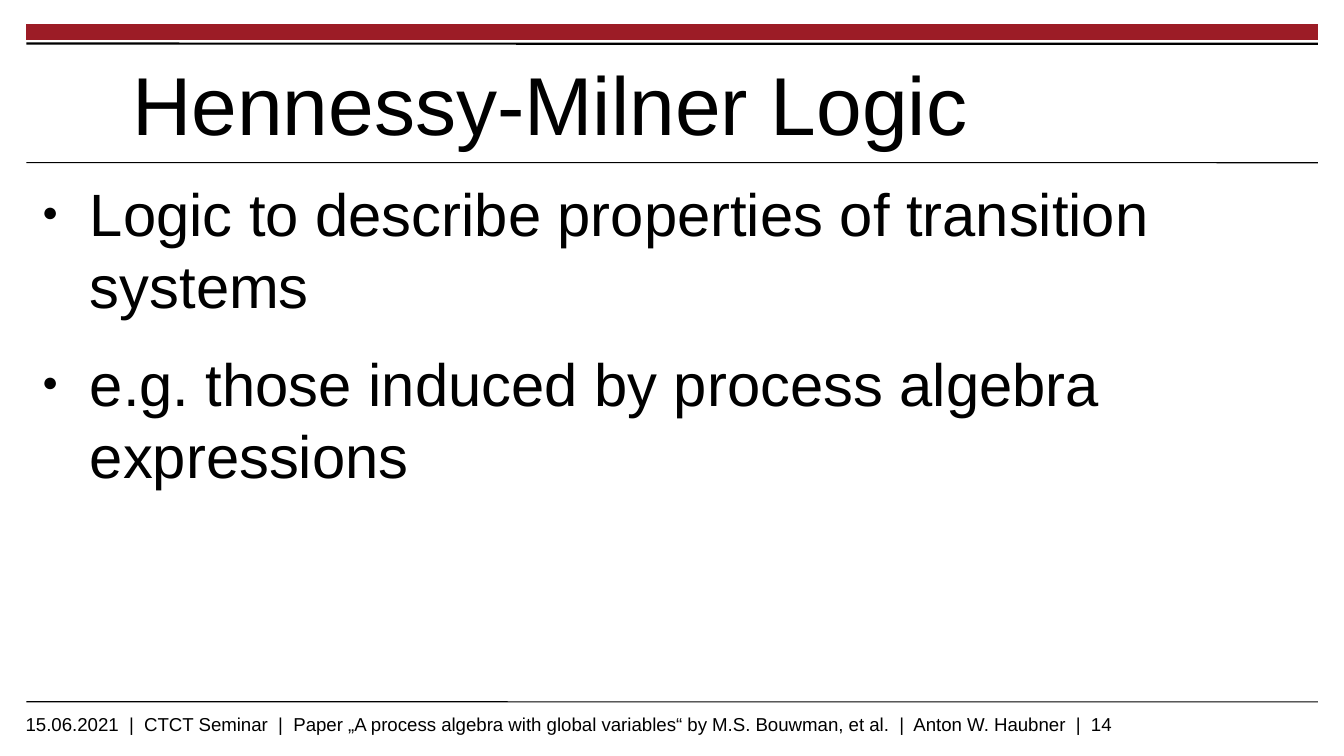
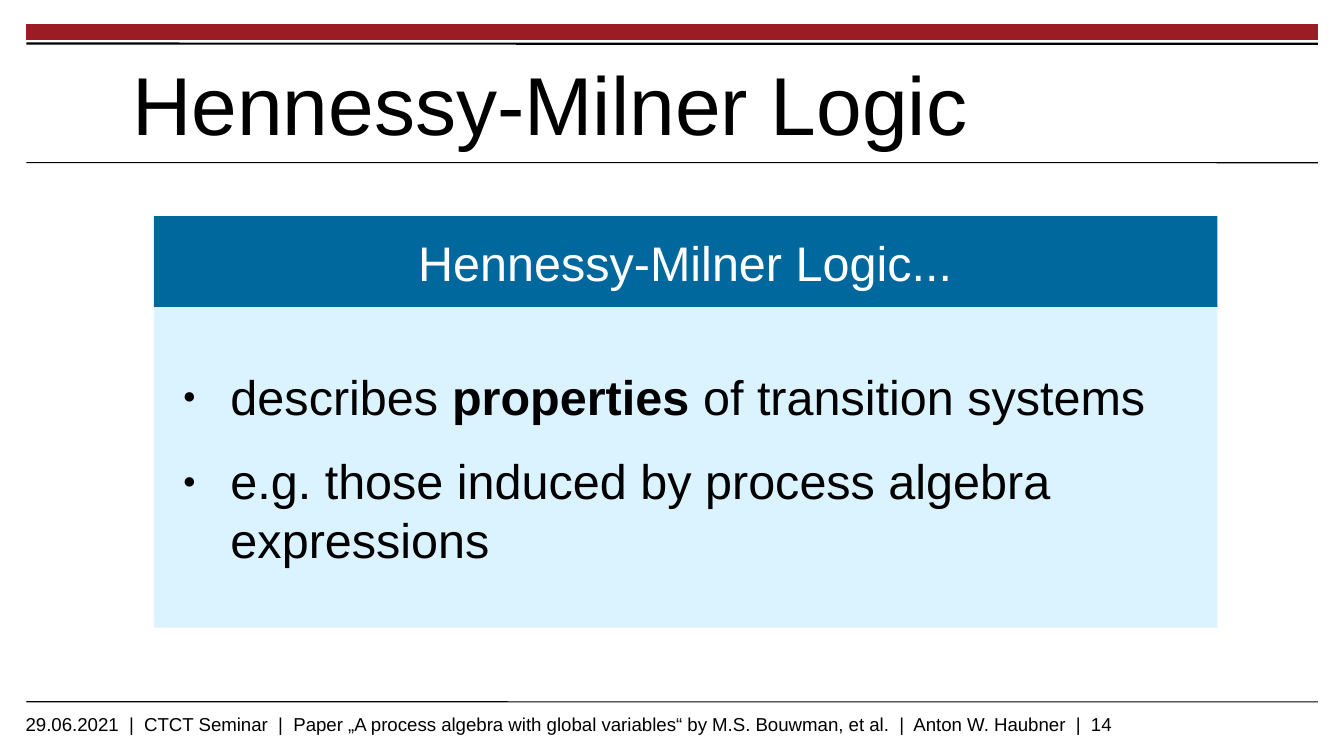
Before and after one commit to ahbnr/Seminar-Presentation-Current-Topics-In-Concurrency-Theory-2021, a slide deck: slide 14 of Presentations/Main Presentation/CTCT_MainPresentation_AntonWHaubner.odp. Drawn at 1344x756 pixels with LibreOffice and Linux fonts; fonts in the diff are those of the drawing; background and template pictures are left out. Boxes give left, top, right and bottom in pixels: in the first picture for what was removed or moved away, otherwise in the second. Text is boxed around its words. In the diff, an @@ line names an element or a change of style, - is before the commit and + after.

```diff
--- a/Presentations/Main Presentation/CTCT_MainPresentation_AntonWHaubner.odp
+++ b/Presentations/Main Presentation/CTCT_MainPresentation_AntonWHaubner.odp
@@ rectangle added at bbox=[153, 216, 1216, 308], fill #00689D, 26 pt, text #FFFFFF @@
+Hennessy-Milner Logic...
@@ rectangle "describes properties of transition systems": place and size @@
-rectangle "describes properties of transition systems" at bbox=[90, 192, 1148, 489]
+rectangle "describes properties of transition systems" at bbox=[153, 306, 1216, 628]
@@ rectangle "describes properties of transition systems" at bbox=[153, 306, 1216, 628]: vertical alignment top to middle; fill none to #DBF2FF @@
@@ text in rectangle at bbox=[230, 380, 1145, 424]: text changed; size 32 to 26 pt @@
-● Logic to describe properties of transition systems
+● describes properties of transition systems
@@ text in rectangle at bbox=[230, 464, 1050, 567]: size 32 to 26 pt in "e.g. those induced by process algebra expressions" @@
@@ text at bbox=[26, 717, 1112, 735]: text changed @@
-15.06.2021 | CTCT Seminar | Paper „A process algebra with global variables“ by M.S. Bouwman, et al. | Anton W. Haubner | 14
+29.06.2021 | CTCT Seminar | Paper „A process algebra with global variables“ by M.S. Bouwman, et al. | Anton W. Haubner | 14
```
Also in this commit, not shown: 26 other slides changed, 6 slides added, 11 slides removed.
